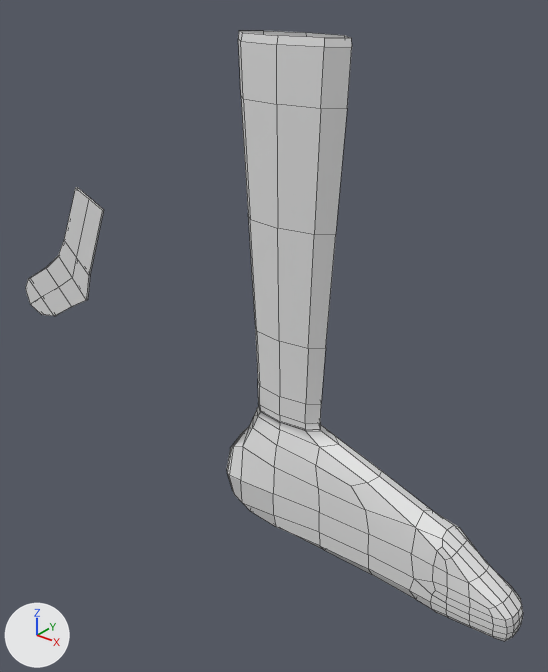
Renders of the FBX model Last Minute/Assets/Meshes/soseta1.fbx from each side of a commit.
Before and after are seen from a 50 mm camera at (5.98, -2.39, 4.68) aimed at (4.01, 0.06, 3.16). The axes (+X, +Y, +Z) are drawn at lower left. The lights are the same throughout. Mesh edges are drawn as thin lines. Where no turn or scale is listed for an object, it has been applied to the vertices.
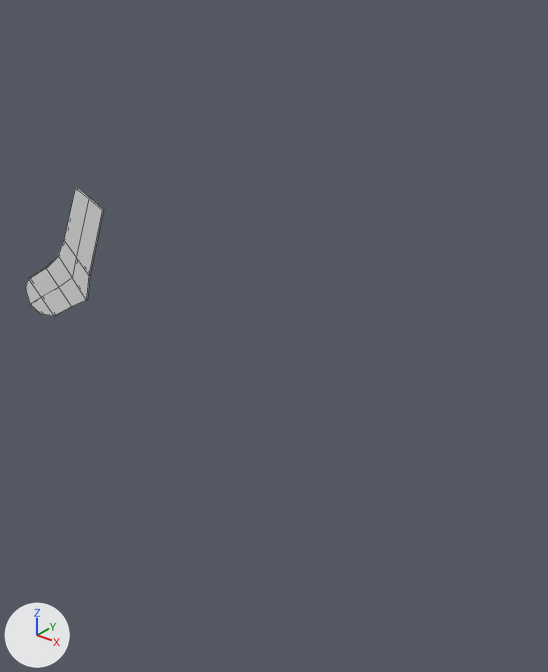
Where the change shows, as pixel boxes [x1, y1, x2, y2] in the pictures (548 x 672 px):
'Cube', deleted
    before: [227, 31, 523, 641]

The change, as a list of edits to the scene's bpy script:
```text
Remove ob_cube:
    ob_cube = bpy.data.objects.new('Cube', me_cube_002)
    ob_cube.location = (4.389, -0.38, 3.617)
```
